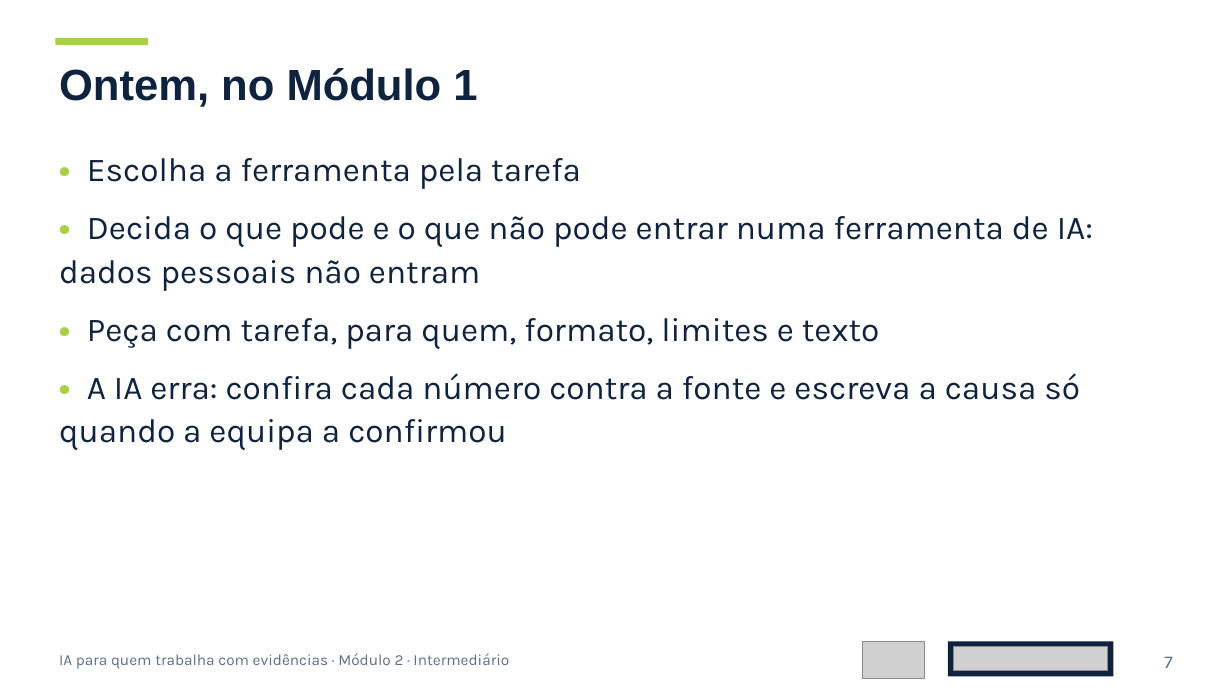
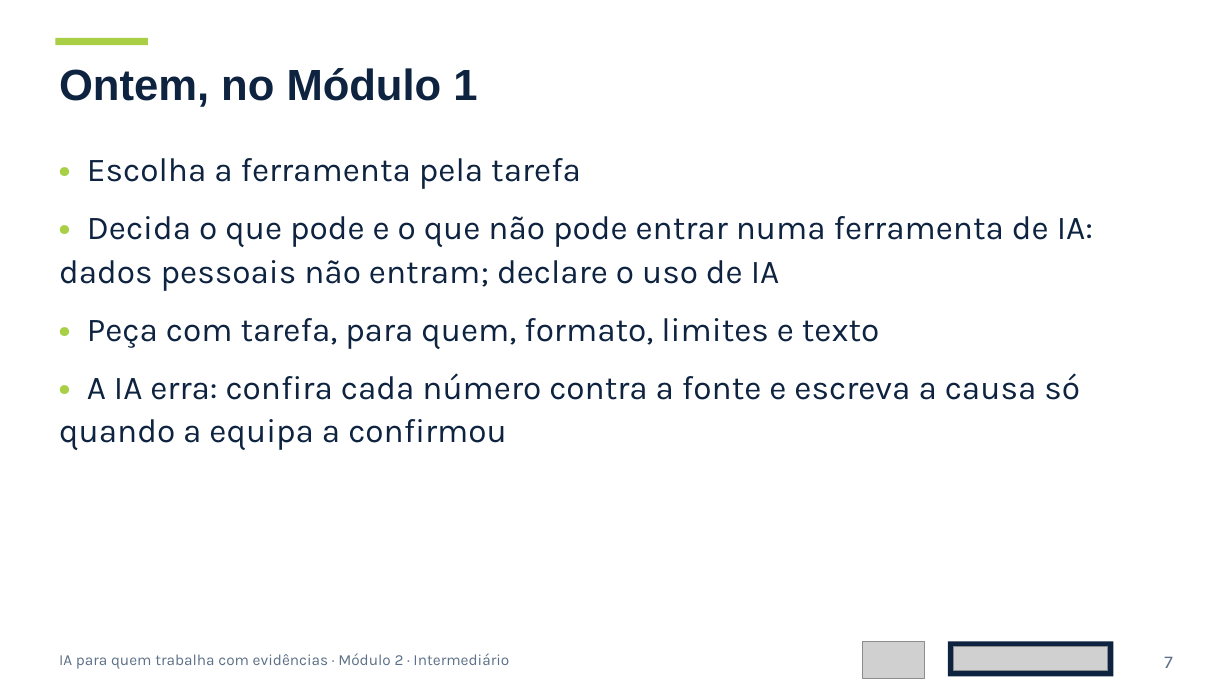
Before and after one commit to policy-lab/policy-lab.github.io, a slide deck: slide 7 of ia-evidencias/downloads/modulo2-diapositivos.pptx. Drawn at 1232x693 pixels with LibreOffice and Linux fonts; fonts in the diff are those of the drawing; grey boxes stand for pictures. Boxes give left, top, right and bottom in pixels: in the first picture for what was removed or moved away, otherwise in the second. Text is boxed around its words. In the diff, an @@ line names an element or a change of style, - is before the commit and + after.

```diff
--- a/ia-evidencias/downloads/modulo2-diapositivos.pptx
+++ b/ia-evidencias/downloads/modulo2-diapositivos.pptx
@@ text at (59,216,1093,291): text changed @@
-• Decida o que pode e o que não pode entrar numa ferramenta de IA: dados pessoais não entram
+• Decida o que pode e o que não pode entrar numa ferramenta de IA: dados pessoais não entram; declare o uso de IA
```
Also in this commit, not shown: 3 other files.
